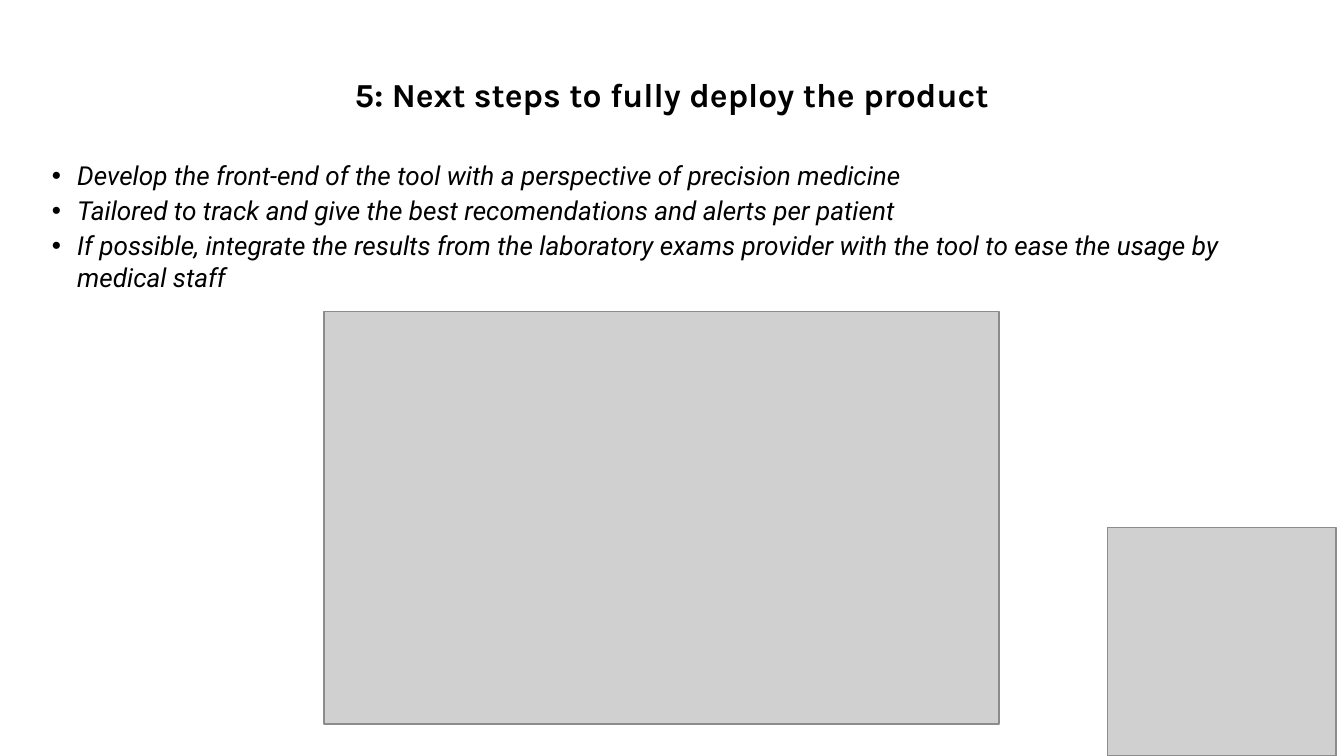
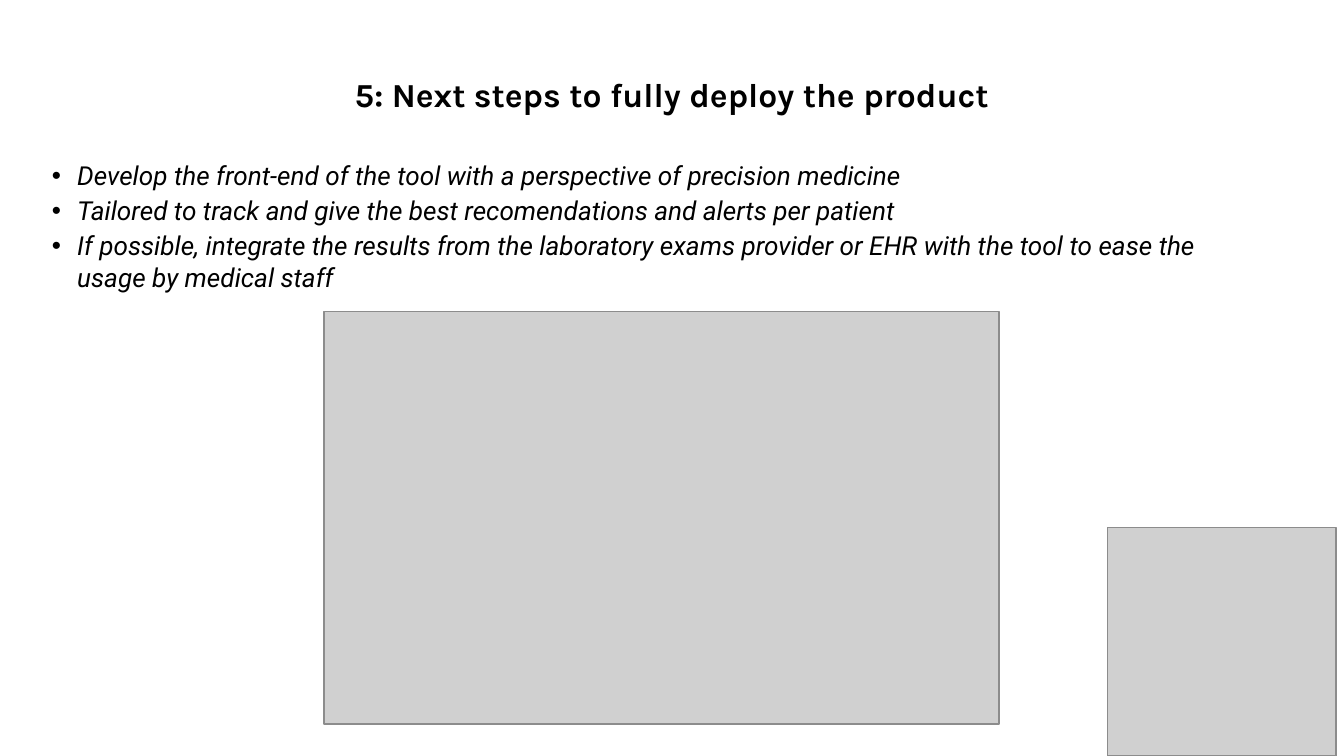
Before and after one commit to insomnium098/ChronicKidneyDiseaseChallenge, a slide deck: slide 18 of Slides.pptx. Drawn at 1344x756 pixels with LibreOffice and Linux fonts; fonts in the diff are those of the drawing; grey boxes stand for pictures. Boxes give left, top, right and bottom in pixels: in the first picture for what was removed or moved away, otherwise in the second. Text is boxed around its words. In the diff, an @@ line names an element or a change of style, - is before the commit and + after.

Commit message:
Update slides

```diff
--- a/Slides.pptx
+++ b/Slides.pptx
@@ text at <box>77,235,1195,293</box>: text changed @@
-• If possible, integrate the results from the laboratory exams provider with the tool to ease the usage by medical staff
+• If possible, integrate the results from the laboratory exams provider or EHR with the tool to ease the usage by medical staff
```
Also in this commit, not shown: 8 other slides changed.
